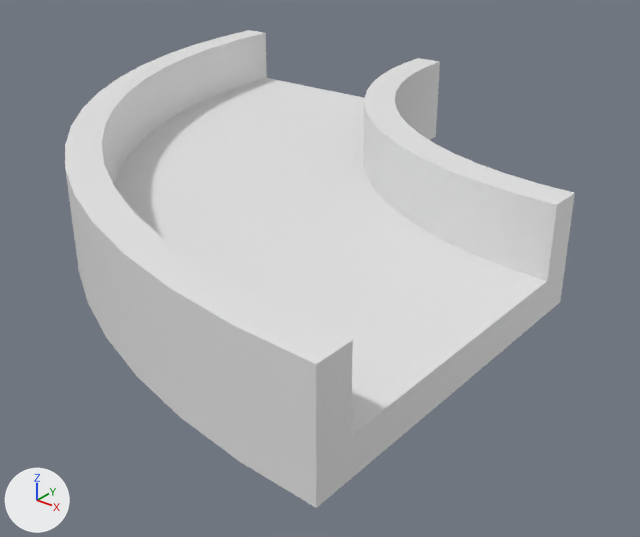
The Blender file Blend/TrackBlocksHighWalls.blend: old version first, new version second.
Rendered twice from a camera (50 mm lens) standing at (2.56, -2.93, 2.15) and looking at (-0.57, 0.98, -0.28). Every picture has the same lights, and +X, +Y and +Z are marked at lower left. The same objects are shown in both versions, whatever each file hides.

The older version as bpy lines, for what is in view:
```python
me_cube_001 = bpy.data.meshes.new('Cube.001')
me_cube_001.from_pydata(...)  # 138 vertices, 115 faces; spans x -3.0..1.0, y -1.0..3.0, z -0.1..0.5
me_cube_001.polygons.foreach_set('use_smooth', [True] * 115)
ob_cornerlarge = bpy.data.objects.new('CornerLarge', me_cube_001)
ob_cornerlarge.location = (0.0, 0.0, 0.1)
```
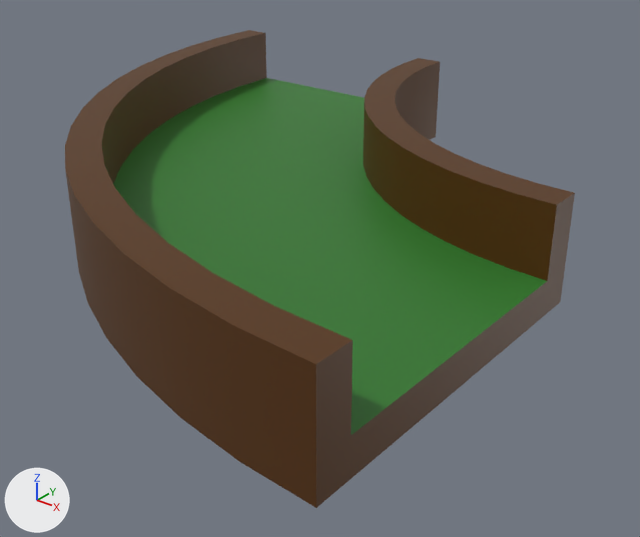
Boxes [x1, y1, x2, y2] around the edits, measured in the pictures (640 x 537 px):
part 1 of me_cube_001, recoloured (white to green)
    both: [113, 78, 547, 435]
part 2 of me_cube_001, recoloured (white to brown)
    both: [65, 30, 575, 508]

The edits, one by one:
me_cube_001 has 138 vertices, 115 faces and spans x -3.0..1.0, y -1.0..3.0, z -0.1..0.5.
me_cube_001 is used by ob_cornerlarge; location (0.0, 0.0, 0.1).
me_cube_001 part 1: all 17 faces centred in x -1.99..0.85, y 0.01..2.85, z -0.1..0.1 switch from no material to mat_green (dark green #2f7829).
me_cube_001 part 2: all 98 faces centred in x -2.99..1.0, y -0.99..3.0, z 0.2..0.5 switch from no material to mat_wood (brown #553000).
